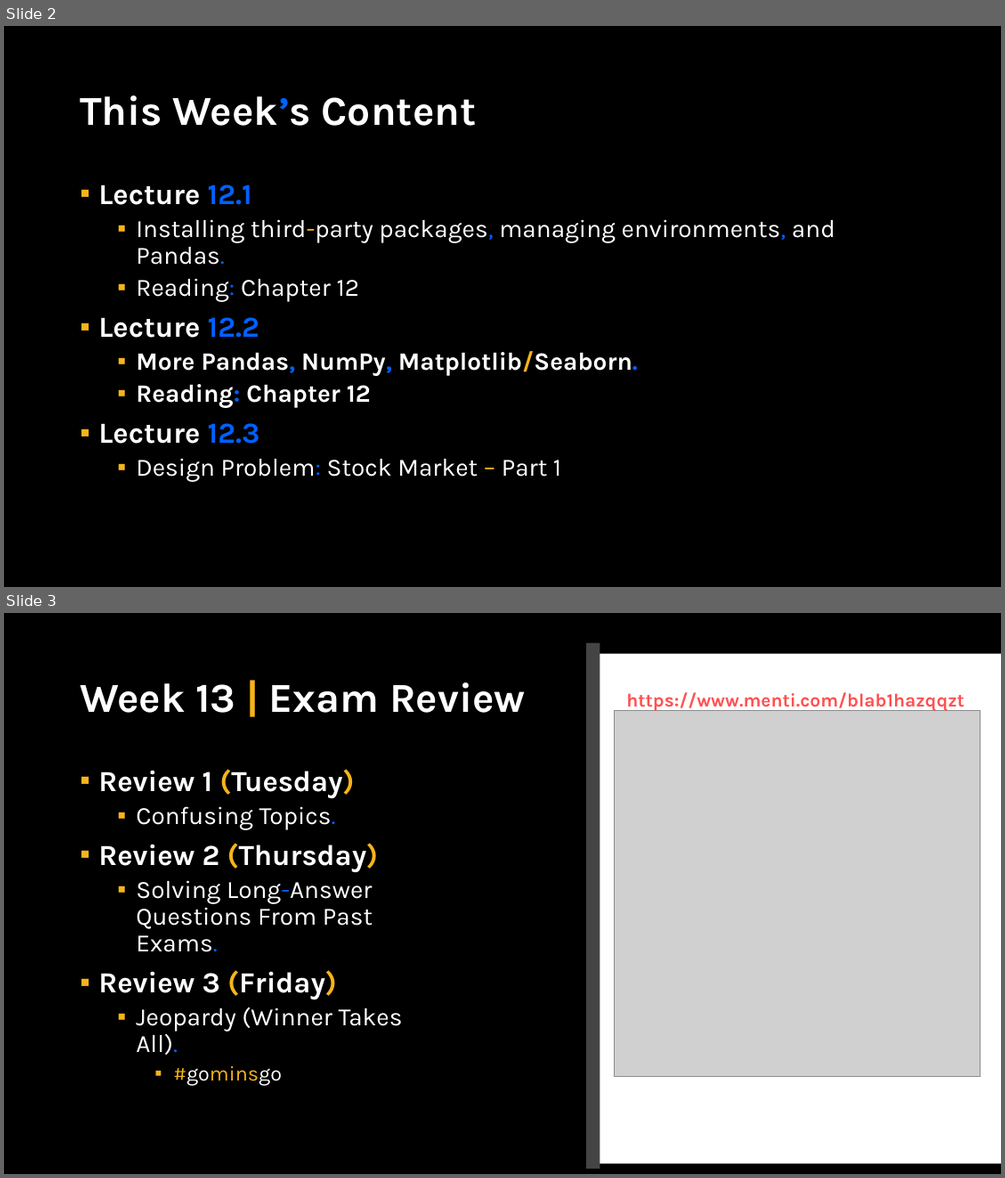
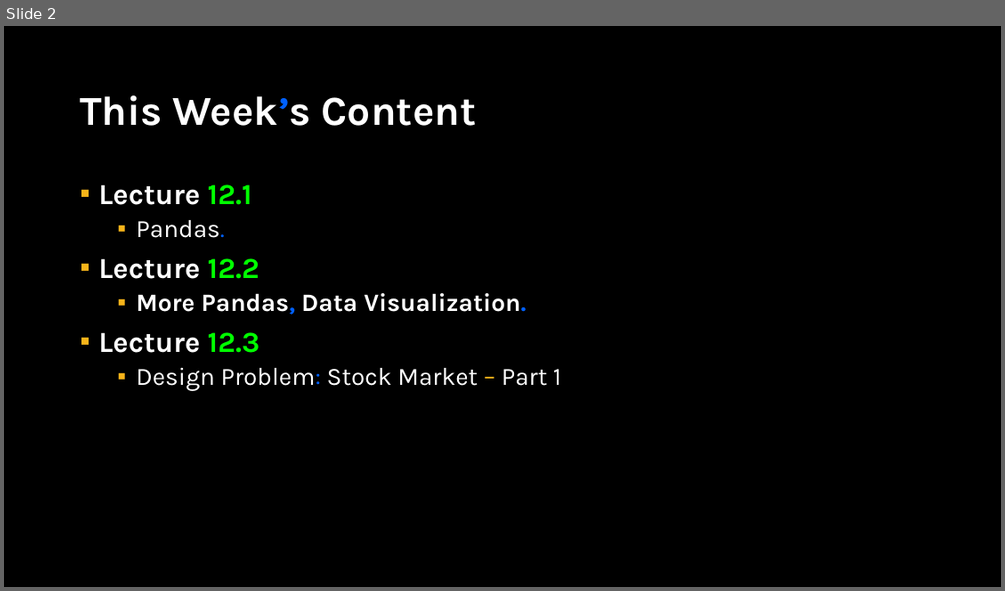
Before and after one commit to APS106/APS106-winter-2024-kinsella-goodfellow, a slide deck: lectures/week12/lecture2/slides/week12_lecture2.pptx. Shown one above the other, each under a label of ours: slides 2 and 3 before the commit, slide 2 after it. The pictures are 1005x1178 and 1005x591 pixels, drawn with LibreOffice and Linux fonts; fonts in the diff are those of the drawing; grey boxes stand for pictures; background and template pictures are left out. Boxes give left, top, right and bottom in pixels: in the first picture for what was removed or moved away, otherwise in the second. Text is boxed around its words. In the diff, an @@ line names an element or a change of style, - is before the commit and + after.

Commit message:
- Week 12 lectures - Lecture 11.2 Modules notebook

```diff
--- a/lectures/week12/lecture2/slides/week12_lecture2.pptx
+++ b/lectures/week12/lecture2/slides/week12_lecture2.pptx
@@ slide 3 removed at (4,613,1001,1174), background picture (left out) @@
@@ rectangle removed at (587,643,600,1168) @@
@@ rectangle removed at (593,653,1001,1163) @@
@@ title removed at (80,682,526,713) @@
-Week 13 | Exam Review
@@ text removed at (626,692,964,711) @@
-https://www.menti.com/blab1hazqqzt
@@ picture removed at (615,711,979,1077) @@
@@ text removed at (98,769,403,1086) @@
-▪ Review 1 (Tuesday)
-  ▪ Confusing Topics.
-▪ Review 2 (Thursday)
-  ▪ Solving Long-Answer Questions From Past Exams.
-▪ Review 3 (Friday)
-  ▪ Jeopardy (Winner Takes All).
-    ▪ #gominsgo
@@ slide 2 changed as well @@
@@ text at (98,184,260,353): text colour #0061FF to #00FF00 in "12.1", "12.2", "12.3" @@
@@ text at (136,220,225,238): text changed @@
-  ▪ Installing third-party packages, managing environments, and Pandas.
-  ▪ Reading: Chapter 12
+  ▪ Pandas.
@@ text at (136,293,526,314): text changed @@
-  ▪ More Pandas, NumPy, Matplotlib/Seaborn.
-  ▪ Reading: Chapter 12
+  ▪ More Pandas, Data Visualization.
```
Also in this commit, not shown: 2 other slides changed, 6 slides added, 46 other files.
